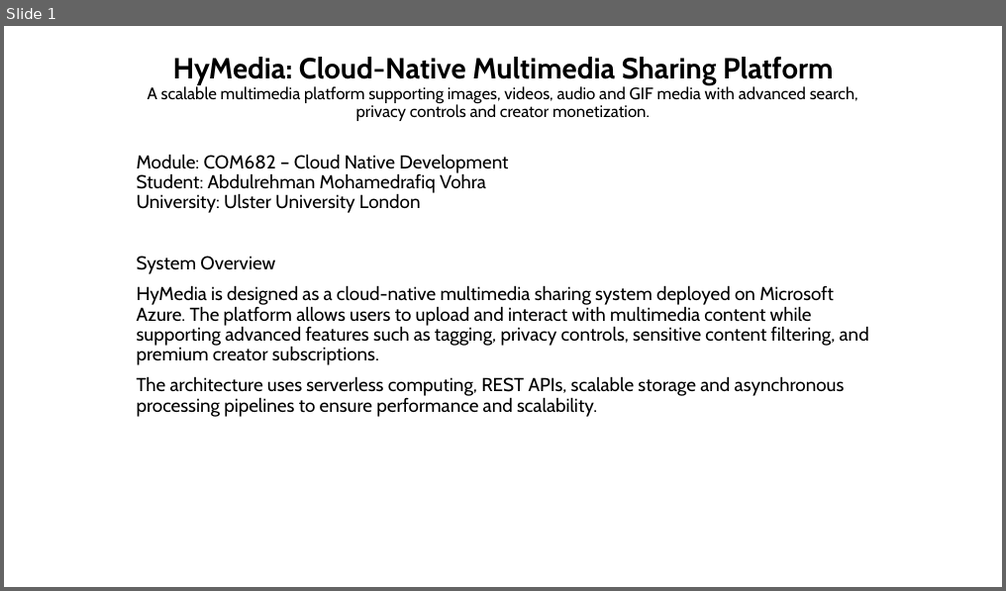
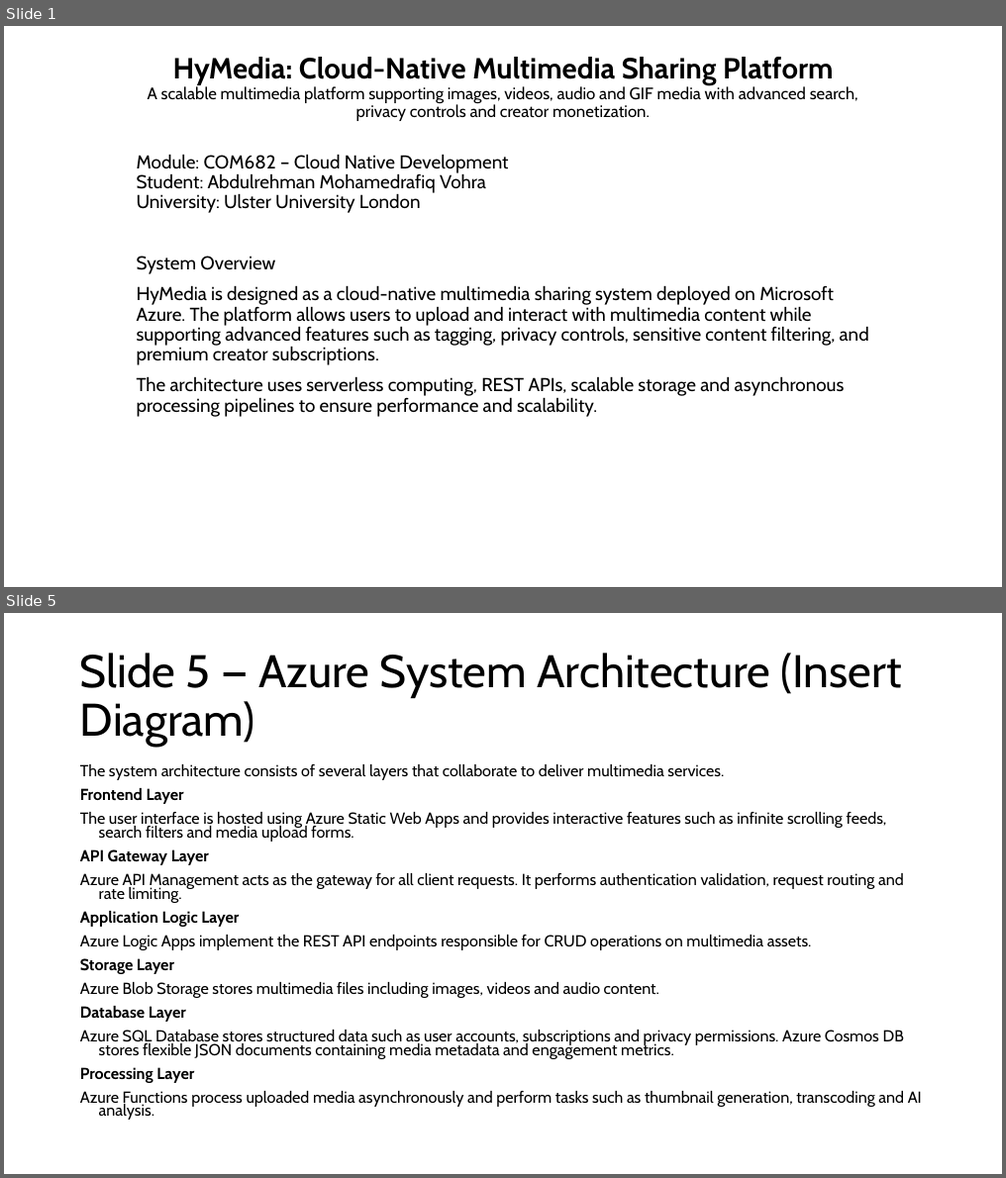
Before and after one commit to Abdulrehman-glitch/HyMedia, a slide deck: CW1_Submission.pptx. Shown one above the other, each under a label of ours: slide 1 before the commit, slides 1 and 5 after it; the slides between them are not shown. The pictures are 1006x591 and 1006x1178 pixels, drawn with LibreOffice and Linux fonts; fonts in the diff are those of the drawing. Boxes give left, top, right and bottom in pixels: in the first picture for what was removed or moved away, otherwise in the second. Text is boxed around its words. In the diff, an @@ line names an element or a change of style, - is before the commit and + after.

Commit message:
Presentation changes

```diff
--- a/CW1_Submission.pptx
+++ b/CW1_Submission.pptx
@@ slide 5 added at (x1=4, y1=613, x2=1002, y2=1174), background #FFFFFF @@
@@ title added at (x1=80, y1=653, x2=902, y2=747), 44 pt, text #000000 @@
+Slide 5 — Azure System Architecture (Insert Diagram)
@@ text added at (x1=80, y1=764, x2=922, y2=1120), 15.4 pt, text #000000 @@
+The system architecture consists of several layers that collaborate to deliver multimedia services.
+Frontend Layer
+The user interface is hosted using Azure Static Web Apps and provides interactive features such as infinite scrolling feeds, search filters and media upload forms.
+API Gateway Layer
+Azure API Management acts as the gateway for all client requests. It performs authentication validation, request routing and rate limiting.
+Application Logic Layer
+Azure Logic Apps implement the REST API endpoints responsible for CRUD operations on multimedia assets.
+Storage Layer
+Azure Blob Storage stores multimedia files including images, videos and audio content.
+Database Layer
+Azure SQL Database stores structured data such as user accounts, subscriptions and privacy permissions. Azure Cosmos DB stores flexible JSON documents containing media metadata and engagement metrics.
+Processing Layer
+Azure Functions process uploaded media asynchronously and perform tasks such as thumbnail generation, transcoding and AI analysis.
```
Also in this commit, not shown: 13 other slides added.
